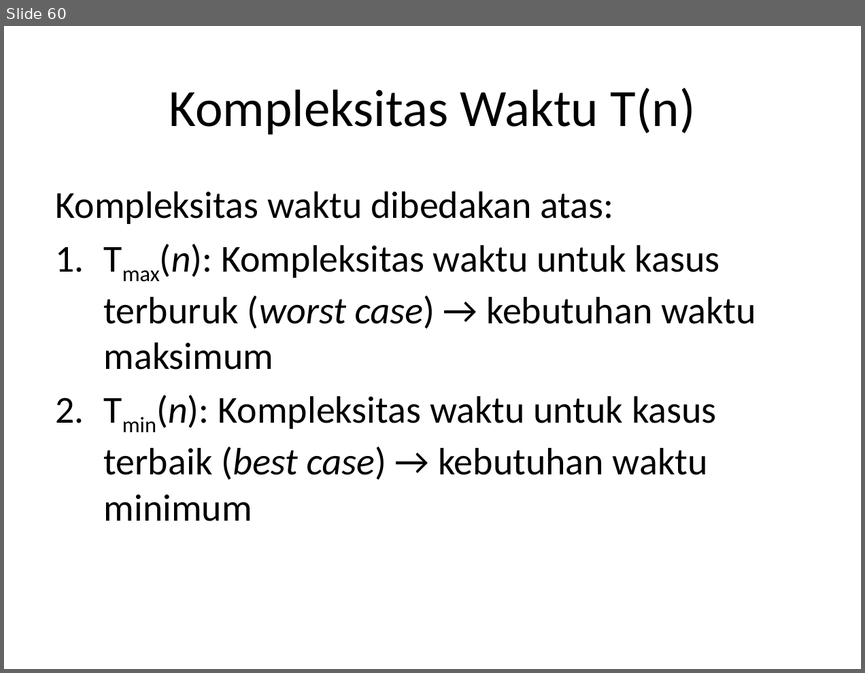
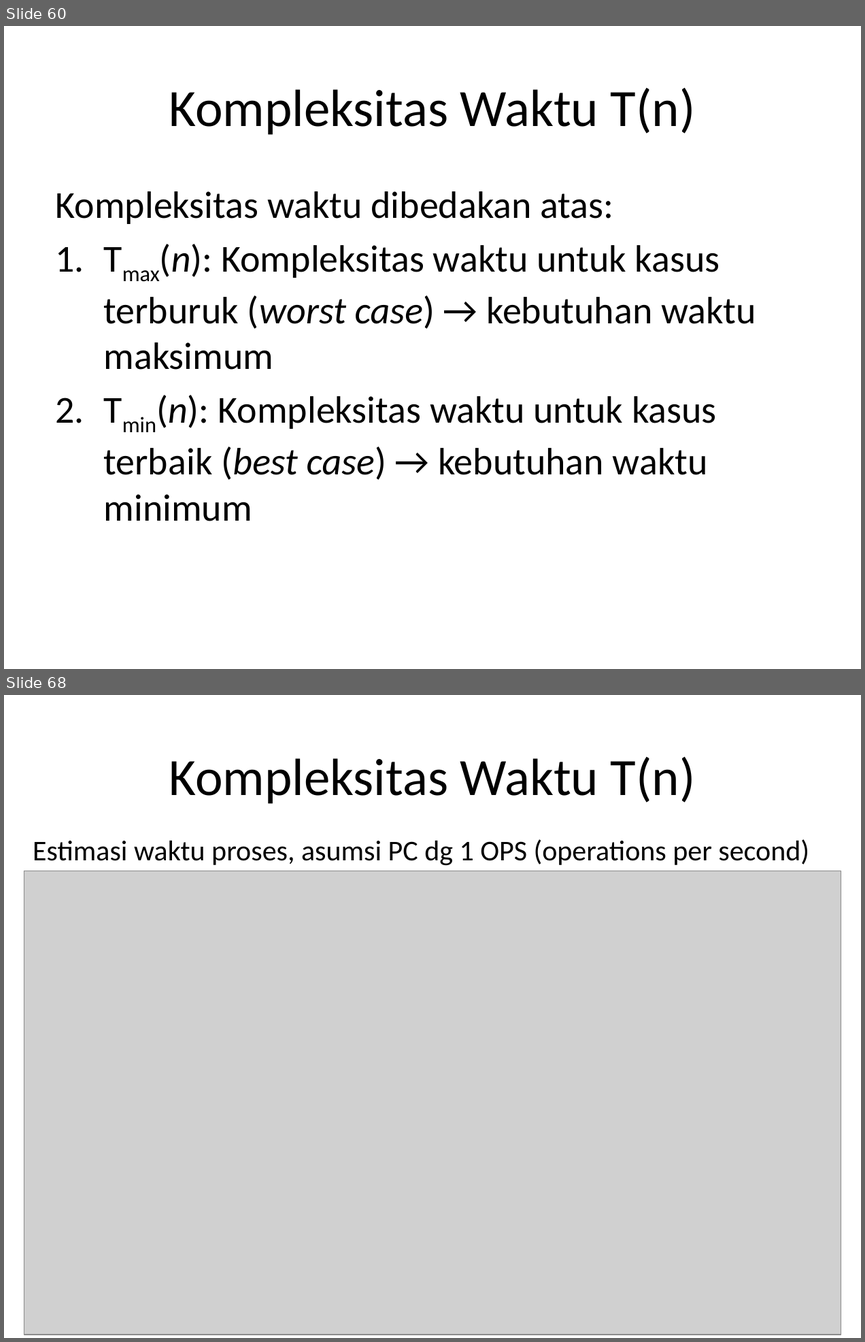
Before and after one commit to auliyanurul/kuliah, a slide deck: Algoritma dan Struktur Data.pptx. Shown one above the other, each under a label of ours: slide 60 before the commit, slides 60 and 68 after it; the slides between them are not shown. The pictures are 865x673 and 865x1342 pixels, drawn with LibreOffice and Linux fonts; fonts in the diff are those of the drawing; grey boxes stand for pictures. Boxes give left, top, right and bottom in pixels: in the first picture for what was removed or moved away, otherwise in the second. Text is boxed around its words. In the diff, an @@ line names an element or a change of style, - is before the commit and + after.

```diff
--- a/Algoritma dan Struktur Data.pptx
+++ b/Algoritma dan Struktur Data.pptx
@@ slide 68 added at [4, 695, 861, 1338], background #FFFFFF @@
@@ title added at [169, 757, 696, 804], 44 pt, text #000000 @@
+Kompleksitas Waktu T(n)
@@ text added at [33, 839, 809, 866], 24 pt, text #000000 @@
+Estimasi waktu proses, asumsi PC dg 1 OPS (operations per second)
@@ picture added at [24, 870, 841, 1334] @@
```
Also in this commit, not shown: 1 slide changed, 11 other slides added.
